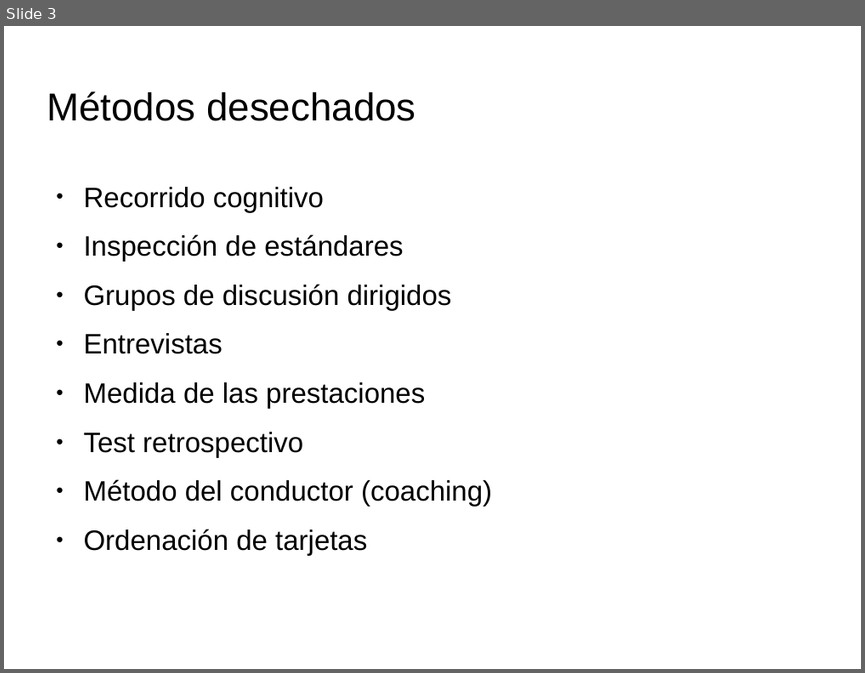
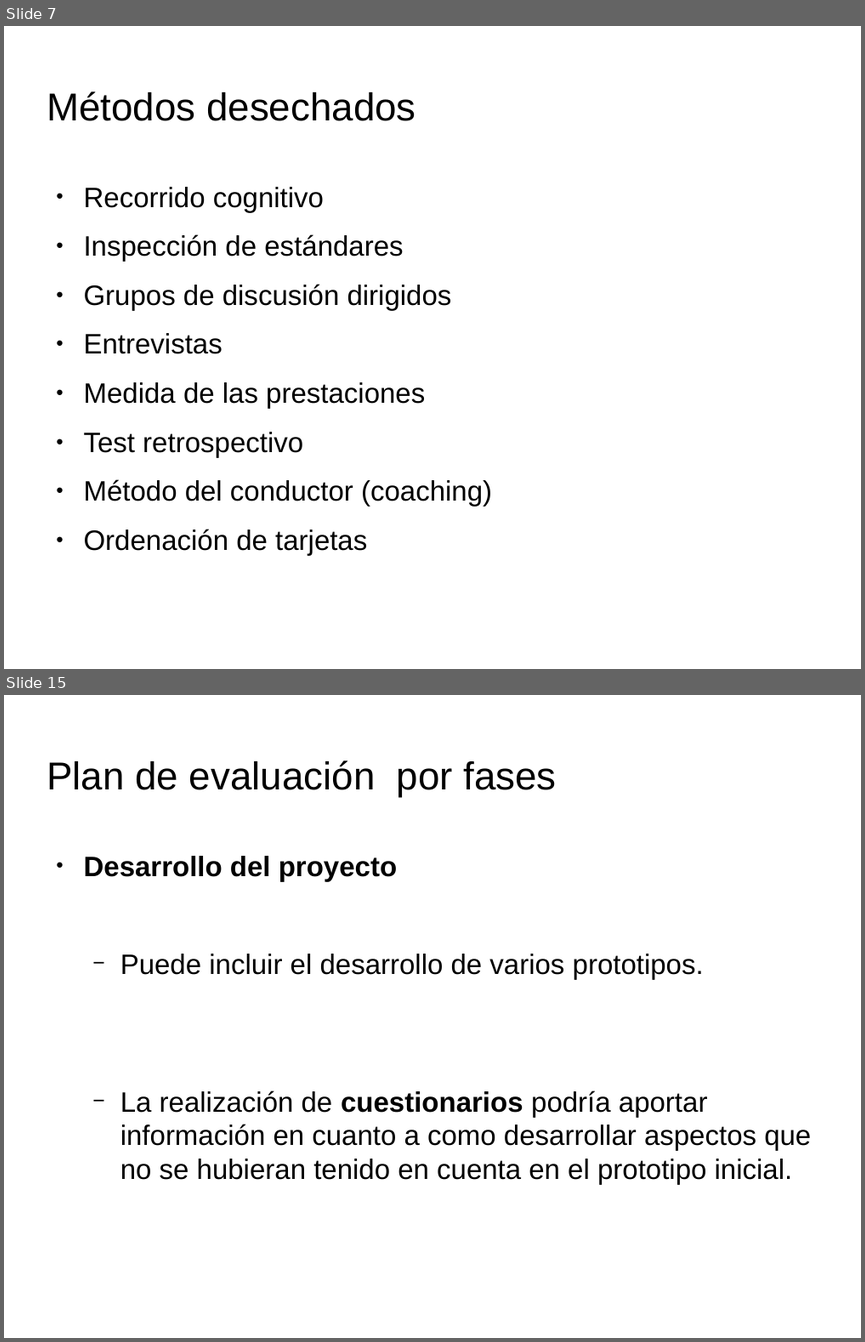
Before and after one commit to spolex/MakeStrong, a slide deck: IPC_doc/actividad7.3/plan_evaluación.odp. Shown one above the other, each under a label of ours: slide 3 before the commit, slides 7 and 15 after it; the slides between them are not shown. The pictures are 865x673 and 865x1342 pixels, drawn with LibreOffice and Linux fonts; fonts in the diff are those of the drawing; background and template pictures are left out. Boxes give left, top, right and bottom in pixels: in the first picture for what was removed or moved away, otherwise in the second. Text is boxed around its words. In the diff, an @@ line names an element or a change of style, - is before the commit and + after.

```diff
--- a/IPC_doc/actividad7.3/plan_evaluación.odp
+++ b/IPC_doc/actividad7.3/plan_evaluación.odp
@@ slide 15 added at (4, 695, 861, 1338), background picture (left out) @@
@@ title added at (46, 760, 556, 798), 36 pt, text #000000 @@
+Plan de evaluación por fases
@@ text added at (84, 856, 811, 1185), 26 pt, text #000000 @@
+● Desarrollo del proyecto
+  − Puede incluir el desarrollo de varios prototipos.
+  − La realización de cuestionarios podría aportar información en cuanto a como desarrollar aspectos que no se hubieran tenido en cuenta en el prototipo inicial.
@@ what was slide 3 is now slide 7 @@
```
Also in this commit, not shown: 2 slides changed, 11 other slides added, 1 other file.
